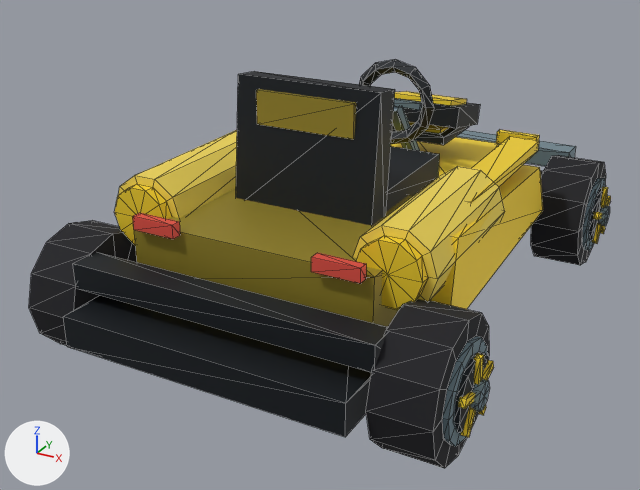
The glTF model DLC/PeeWee/assets/kart/pee-wee/peewee-herman/kart.glb, before and after one commit.
Rendered twice from a 50 mm lens placed at (1.93, -3.92, 2.22), pointed at (-0.13, -0.17, 0.35). The lights are fixed; the arrows at lower left show +X, +Y and +Z. The first picture is the older version. Mesh edges are drawn as thin lines. Where no turn or scale is listed for an object, it has been applied to the vertices. Vertices at exactly the same position are counted once.

Script lines for the objects in view, before the commit:
```python
me_chassis = bpy.data.meshes.new('chassis')
me_chassis.from_pydata(...)  # 340 vertices, 568 faces; spans x -0.94..0.94, y -1.47..1.6, z 0.23..1.3
me_chassis.materials.append(mat_chassis_vertex_colours)
me_wheel_front_right = bpy.data.meshes.new('wheel-front-right')
me_wheel_front_right.from_pydata(...)  # 132 vertices, 228 faces; spans x -0.135..0.221, y -0.31..0.31, z -0.31..0.31
me_wheel_front_right.materials.append(mat_wheel_vertex_colours)
me_wheel_rear_left = bpy.data.meshes.new('wheel-rear-left')
me_wheel_rear_left.from_pydata(...)  # 132 vertices, 228 faces; spans x -0.221..0.135, y -0.31..0.31, z -0.31..0.31
me_wheel_rear_left.materials.append(mat_wheel_vertex_colours)
me_wheel_rear_right = bpy.data.meshes.new('wheel-rear-right')
me_wheel_rear_right.from_pydata(...)  # 132 vertices, 228 faces; spans x -0.135..0.221, y -0.31..0.31, z -0.31..0.31
me_wheel_rear_right.materials.append(mat_wheel_vertex_colours)
ob_chassis = bpy.data.objects.new('chassis', me_chassis)
ob_chassis.location = (0.0, 0.0, 0.0)
ob_wheel_front_right = bpy.data.objects.new('wheel-front-right', me_wheel_front_right)
ob_wheel_front_right.location = (0.865, 1.065, 0.31)
ob_wheel_rear_left = bpy.data.objects.new('wheel-rear-left', me_wheel_rear_left)
ob_wheel_rear_left.location = (-0.865, -1.065, 0.31)
ob_wheel_rear_right = bpy.data.objects.new('wheel-rear-right', me_wheel_rear_right)
ob_wheel_rear_right.location = (0.865, -1.065, 0.31)
```
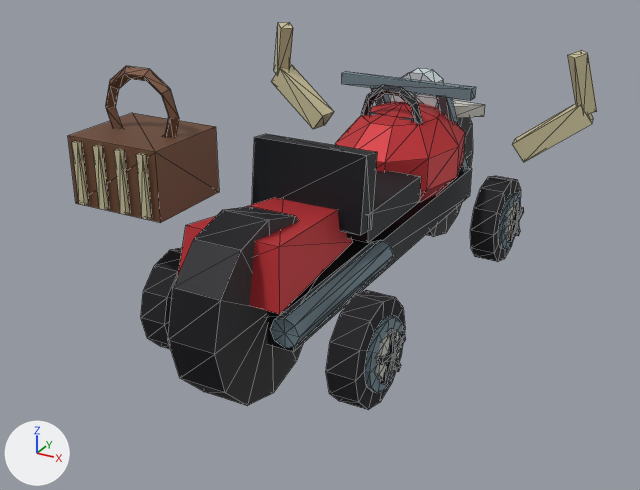
Location of each change, [x1, y1, x2, y2] in pixels of the pictures (640 x 490 px; the box of a moved part takes in the faces that stretch with it):
'chassis', deleted
    before: [63, 59, 576, 437]
'identity-motorbike-motorbike-tank-and-fork', added
    after: [168, 68, 475, 406]
'wheel-rear-right', reshaped, moved (37% narrower, 29% shorter)
    before: [366, 299, 494, 468]
    after: [326, 290, 406, 410]
'identity-motorbike-motif-basket', added (brown)
    after: [68, 66, 219, 223]
'identity-motorbike-driver-cockpit', added
    after: [252, 85, 423, 242]
'wheel-front-right', reshaped, moved (32% narrower, 22% shorter)
    before: [531, 155, 611, 265]
    after: [470, 176, 524, 262]
'wheel-rear-left', reshaped, moved
    before: [29, 220, 137, 346]
    after: [141, 248, 182, 349]
'identity-motorbike-motif-horns', added
    after: [271, 22, 597, 162]
'identity-motorbike-motif-star', added
    after: [390, 95, 485, 118]
part 2 of me_wheel_front_right, added
    after: [505, 203, 520, 239]
part 3 of me_wheel_front_right, added
    after: [514, 201, 520, 222]
part 4 of me_wheel_front_right, rebuilt (32% narrower, 22% shorter)
    before: [531, 155, 606, 265]
    after: [470, 176, 521, 262]
part 5 of me_wheel_front_right, deleted
    before: [589, 187, 611, 244]
part 6 of me_wheel_front_right, moved or reshaped
    before: [582, 178, 606, 250]
    after: [507, 207, 524, 243]
part 7 of me_wheel_rear_right, added
    after: [376, 330, 400, 380]
part 8 of me_wheel_rear_right, added
    after: [388, 328, 396, 355]
part 9 of me_wheel_rear_right, rebuilt (35% narrower, 29% shorter)
    before: [366, 299, 489, 468]
    after: [326, 290, 405, 410]
part 10 of me_wheel_rear_right, deleted
    before: [454, 352, 494, 437]
part 11 of me_wheel_rear_right, moved or reshaped
    before: [443, 336, 487, 446]
    after: [377, 333, 406, 385]

Edits to the bpy script that builds the scene:
```text
Change me_wheel_rear_left:
    remove me_wheel_rear_left.from_pydata(...)  # 132 vertices, 228 faces; spans x -0.221..0.135, y -0.31..0.31, z -0.31..0.31
    add me_wheel_rear_left.from_pydata(...)  # 113 vertices, 196 faces; spans x -0.128..0.07, y -0.25..0.25, z -0.25..0.25
    me_wheel_rear_left part 1: the loose piece of 26 vertices spanning x -0.135..0.135, y -0.31..0.31, z -0.31..0.31 is rebuilt with 51 vertices and now spans x -0.094..0.07, y -0.25..0.25, z -0.25..0.25
    other edits to the shape of me_wheel_rear_left do not show in these pictures
Change me_wheel_front_right:
    remove me_wheel_front_right.from_pydata(...)  # 132 vertices, 228 faces; spans x -0.135..0.221, y -0.31..0.31, z -0.31..0.31
    add me_wheel_front_right.from_pydata(...)  # 113 vertices, 196 faces; spans x -0.07..0.128, y -0.25..0.25, z -0.25..0.25
    me_wheel_front_right part 2: a new loose piece, a 10-sided cylinder along x spanning x 0.086..0.11, y -0.107..0.107, z -0.112..0.113, in mat_wheel_vertex_colours
    me_wheel_front_right part 3: a new loose piece, a box spanning x 0.102..0.128, y -0.015..0.015, z 0.0..0.125, in mat_wheel_vertex_colours
    me_wheel_front_right part 4: the loose piece of 26 vertices spanning x -0.135..0.135, y -0.31..0.31, z -0.31..0.31 is rebuilt with 51 vertices and now spans x -0.07..0.094, y -0.25..0.25, z -0.25..0.25
    me_wheel_front_right part 5: 7 loose pieces with 80 vertices, spanning x 0.155..0.221, y -0.165..0.165, z -0.161..0.167, are deleted
    me_wheel_front_right part 6: 26 vertices removed from x 0.133..0.158, y -0.217..0.217, z -0.217..0.217; 32 vertices added at x 0.102..0.128, y -0.124..0.124, z -0.11..0.053
Change me_wheel_rear_right:
    remove me_wheel_rear_right.from_pydata(...)  # 132 vertices, 228 faces; spans x -0.135..0.221, y -0.31..0.31, z -0.31..0.31
    add me_wheel_rear_right.from_pydata(...)  # 113 vertices, 196 faces; spans x -0.07..0.128, y -0.25..0.25, z -0.25..0.25
    me_wheel_rear_right part 7: a new loose piece, a 10-sided cylinder along x spanning x 0.086..0.11, y -0.107..0.107, z -0.112..0.113, in mat_wheel_vertex_colours
    me_wheel_rear_right part 8: a new loose piece, a box spanning x 0.102..0.128, y -0.015..0.015, z 0.0..0.125, in mat_wheel_vertex_colours
    me_wheel_rear_right part 9: the loose piece of 26 vertices spanning x -0.135..0.135, y -0.31..0.31, z -0.31..0.31 is rebuilt with 51 vertices and now spans x -0.07..0.094, y -0.25..0.25, z -0.25..0.25
    me_wheel_rear_right part 10: 7 loose pieces with 80 vertices, spanning x 0.155..0.221, y -0.165..0.165, z -0.161..0.167, are deleted
    me_wheel_rear_right part 11: 26 vertices removed from x 0.133..0.158, y -0.217..0.217, z -0.217..0.217; 32 vertices added at x 0.102..0.128, y -0.124..0.124, z -0.11..0.053
Remove ob_chassis:
    ob_chassis = bpy.data.objects.new('chassis', me_chassis)
Change ob_wheel_rear_left:
    ob_wheel_rear_left.location: (-0.865, -1.065, 0.31) -> (-0.49, -0.87, 0.25)
Change ob_wheel_front_right:
    ob_wheel_front_right.location: (0.865, 1.065, 0.31) -> (0.49, 0.87, 0.25)
Change ob_wheel_rear_right:
    ob_wheel_rear_right.location: (0.865, -1.065, 0.31) -> (0.49, -0.87, 0.25)
Add ob_identity_motorbike_motif_star:
    ob_identity_motorbike_motif_star = bpy.data.objects.new('identity-motorbike-motif-star', me_identity_motorbike_motif_star)  # 22 vertices, 40 faces; spans x -0.304..0.304, y 0.701..1.28, z 0.8..0.87
    ob_identity_motorbike_motif_star.location = (0.0, 0.0, 0.0)
Add ob_identity_motorbike_motif_basket:
    ob_identity_motorbike_motif_basket = bpy.data.objects.new('identity-motorbike-motif-basket', me_identity_motorbike_motif_basket)  # 80 vertices, 140 faces; spans x -0.885..-0.395, y -1.148..-0.68, z 0.76..1.37
    ob_identity_motorbike_motif_basket.location = (0.0, 0.0, 0.0)
Add ob_identity_motorbike_motif_horns:
    ob_identity_motorbike_motif_horns = bpy.data.objects.new('identity-motorbike-motif-horns', me_identity_motorbike_motif_horns)  # 32 vertices, 48 faces; spans x -1.0..1.0, y 0.71..0.88, z 0.67..1.29
    ob_identity_motorbike_motif_horns.location = (0.0, 0.0, 0.0)
Add ob_identity_motorbike_driver_cockpit:
    ob_identity_motorbike_driver_cockpit = bpy.data.objects.new('identity-motorbike-driver-cockpit', me_identity_motorbike_driver_cockpit)  # 80 vertices, 140 faces; spans x -0.3..0.3, y -0.557..0.679, z 0.459..1.086
    ob_identity_motorbike_driver_cockpit.location = (0.0, 0.0, 0.0)
Add ob_identity_motorbike_motorbike_tank_and_fork:
    ob_identity_motorbike_motorbike_tank_and_fork = bpy.data.objects.new('identity-motorbike-motorbike-tank-and-fork', me_identity_motorbike_motorbike_tank_and_fork)  # 197 vertices, 340 faces; spans x -0.39..0.39, y -1.47..1.47, z 0.01..1.09
    ob_identity_motorbike_motorbike_tank_and_fork.location = (0.0, 0.0, 0.0)
```
